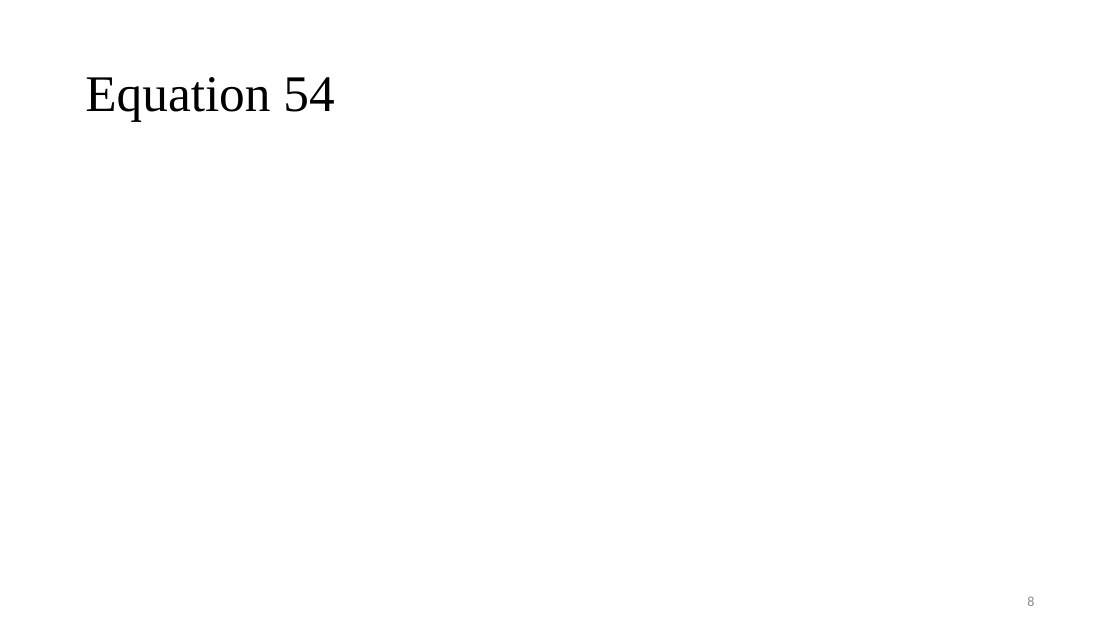
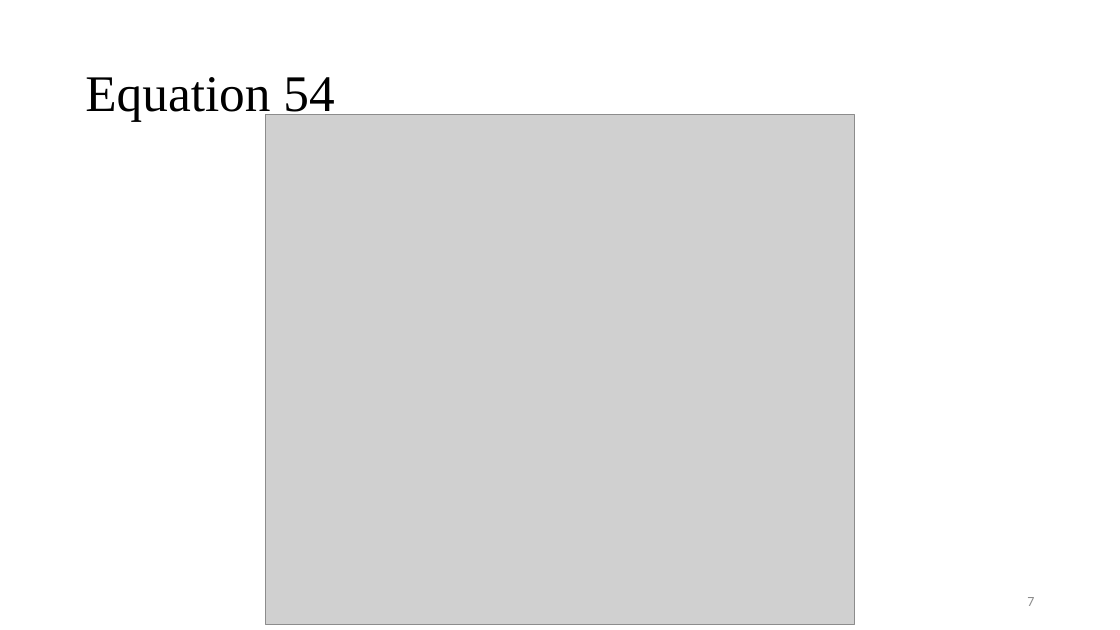
Before and after one commit to antoniovfonseca/compare-time-series, a slide deck: slide 7 of presentations/PIEzoomed1.pptx (slide 8 before the commit). Drawn at 1120x630 pixels with LibreOffice and Linux fonts; fonts in the diff are those of the drawing; grey boxes stand for pictures. Boxes give left, top, right and bottom in pixels: in the first picture for what was removed or moved away, otherwise in the second. Text is boxed around its words. In the diff, an @@ line names an element or a change of style, - is before the commit and + after.

```diff
--- a/presentations/PIEzoomed1.pptx
+++ b/presentations/PIEzoomed1.pptx
@@ picture added at (266,114,854,624) @@
@@ page number at (1027,597,1034,606): text changed @@
-8
+7
```
Also in this commit, not shown: 6 other slides changed, 2 slides removed.
